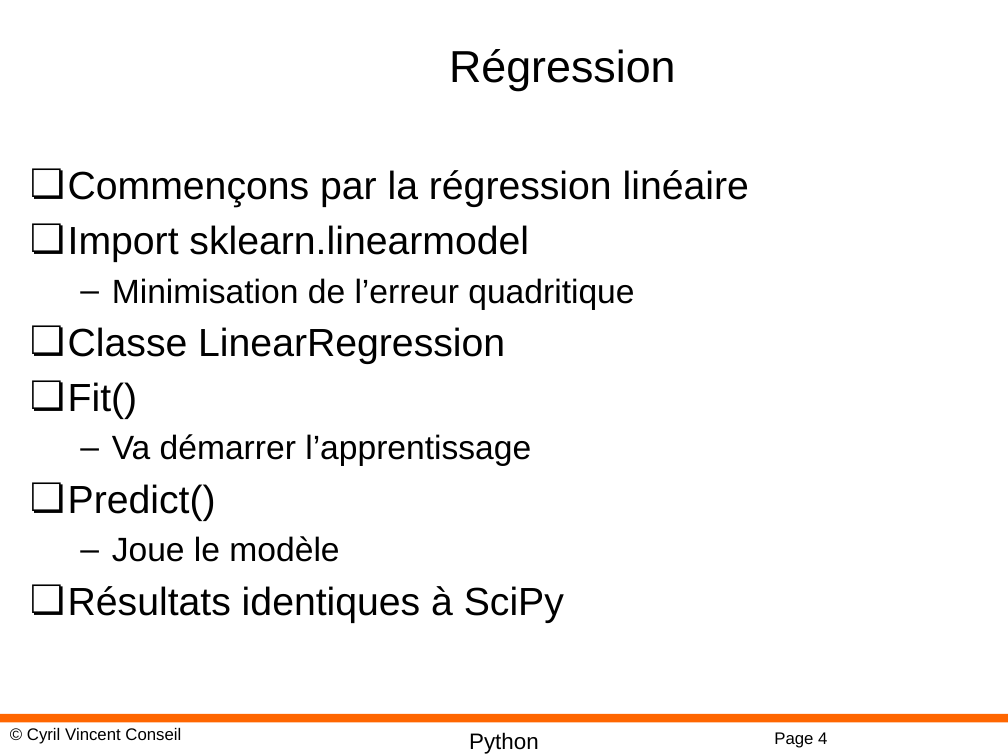
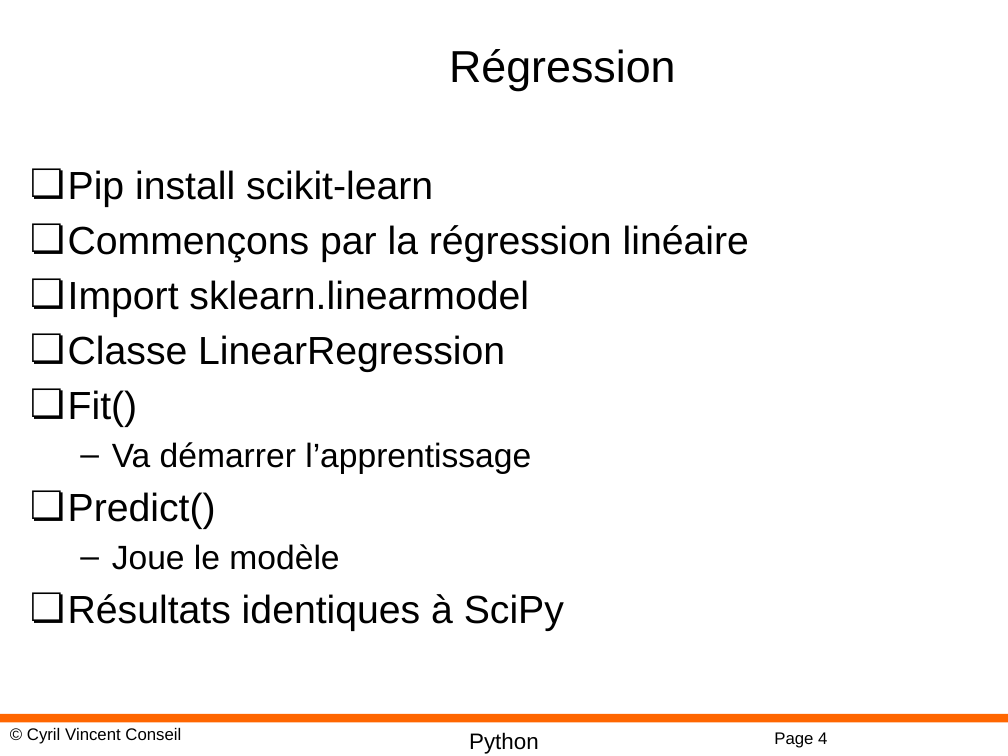
Before and after one commit to cyrilvincent/python, a slide deck: slide 4 of ppt/PythonMath12-ScikitLearn.pptx. Drawn at 1008x756 pixels with LibreOffice and Linux fonts; fonts in the diff are those of the drawing; background and template pictures are left out. Boxes give left, top, right and bottom in pixels: in the first picture for what was removed or moved away, otherwise in the second. Text is boxed around its words. In the diff, an @@ line names an element or a change of style, - is before the commit and + after.

```diff
--- a/ppt/PythonMath12-ScikitLearn.pptx
+++ b/ppt/PythonMath12-ScikitLearn.pptx
@@ text at (68, 170, 433, 207): paragraph added @@
+❏ Pip install scikit-learn
@@ text at (112, 278, 634, 310): paragraph removed @@
-  – Minimisation de l’erreur quadritique
```
Also in this commit, not shown: 2 other files.
